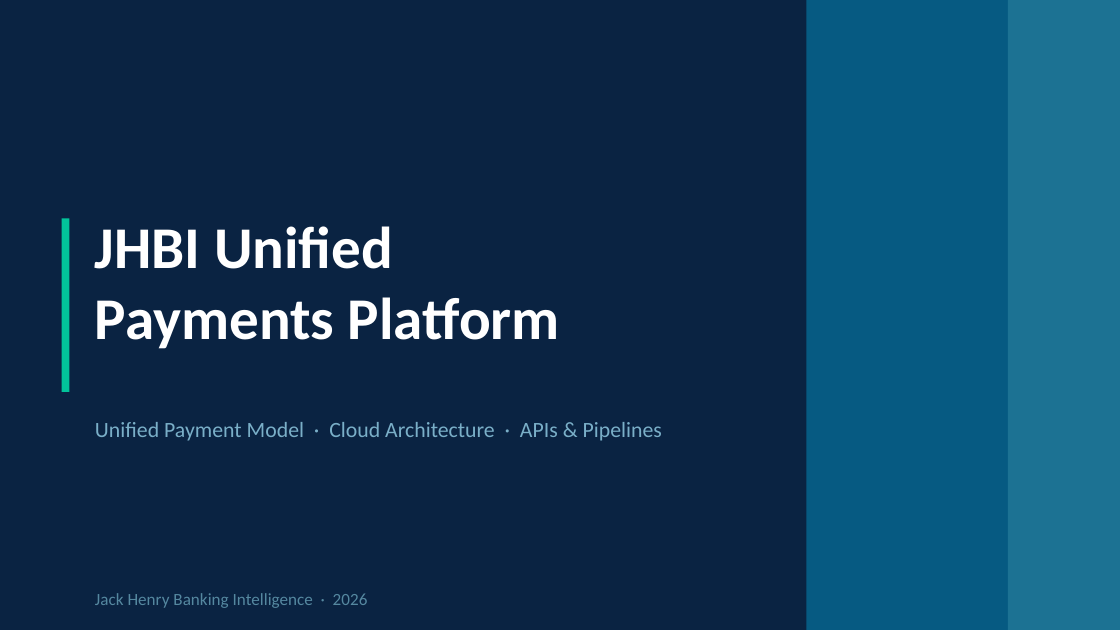
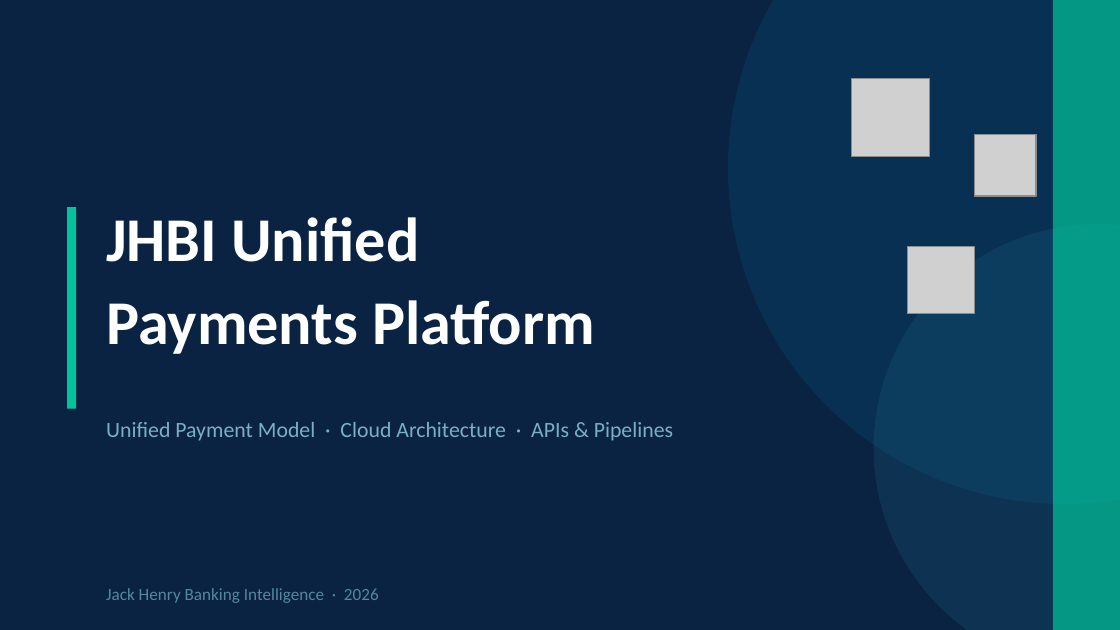
Before and after one commit to MonkeyWrenchGang/jhbi_silver_design, a slide deck: slide 1 of deliverables/JHBI_Unified_Payments_Platform.pptx. Drawn at 1120x630 pixels with LibreOffice and Linux fonts; fonts in the diff are those of the drawing; grey boxes stand for pictures. Boxes give left, top, right and bottom in pixels: in the first picture for what was removed or moved away, otherwise in the second. Text is boxed around its words. In the diff, an @@ line names an element or a change of style, - is before the commit and + after.

Commit message:
Update Unified Payments Platform deck with icons and visual polish
Added react-icons (bolt, fingerprint, cloud, brain, etc.) to every
slide, decorative background shapes for depth, stat callout boxes
on architecture and summary slides, and varied card layouts with
icon circles. Much more visual impact.

```diff
--- a/deliverables/JHBI_Unified_Payments_Platform.pptx
+++ b/deliverables/JHBI_Unified_Payments_Platform.pptx
@@ ellipse added at (728, 0, 1120, 504), fill #065A82 at 25% opacity @@
@@ rectangle removed at (806, 0, 1008, 629) @@
@@ rectangle: place and size @@
-rectangle at (1008, 0, 1120, 629)
+rectangle at (1053, 0, 1120, 629)
@@ rectangle at (1053, 0, 1120, 629): fill #1C7293 to #02C39A at 70% opacity @@
@@ picture added at (851, 78, 930, 157) @@
@@ picture added at (974, 134, 1036, 196) @@
@@ text "JHBI Unified": place and size @@
-text "JHBI Unified" at (95, 226, 560, 349)
+text "JHBI Unified" at (106, 217, 595, 354)
@@ text "JHBI Unified" at (106, 217, 595, 354): size 38 to 40 pt; line spacing 1 to 1.1 @@
@@ rectangle: place and size @@
-rectangle at (62, 218, 69, 392)
+rectangle at (67, 207, 76, 409)
@@ ellipse added at (874, 224, 1120, 630), fill #1C7293 at 20% opacity @@
@@ picture added at (907, 246, 974, 314) @@
@@ text "Unified Payment Model · Cloud ...": place and size @@
-text "Unified Payment Model · Cloud ..." at (95, 422, 662, 441)
+text "Unified Payment Model · Cloud ..." at (106, 422, 673, 441)
@@ text "Jack Henry Banking Intelligence · ...": place and size @@
-text "Jack Henry Banking Intelligence · ..." at (95, 593, 368, 608)
+text "Jack Henry Banking Intelligence · ..." at (106, 588, 379, 603)
```
Also in this commit, not shown: 6 other slides changed.
